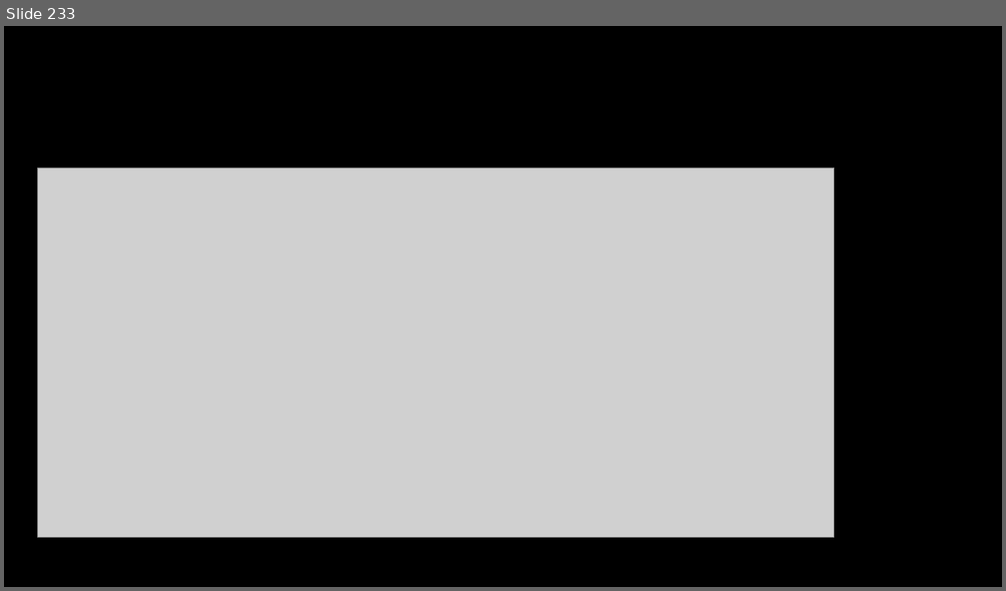
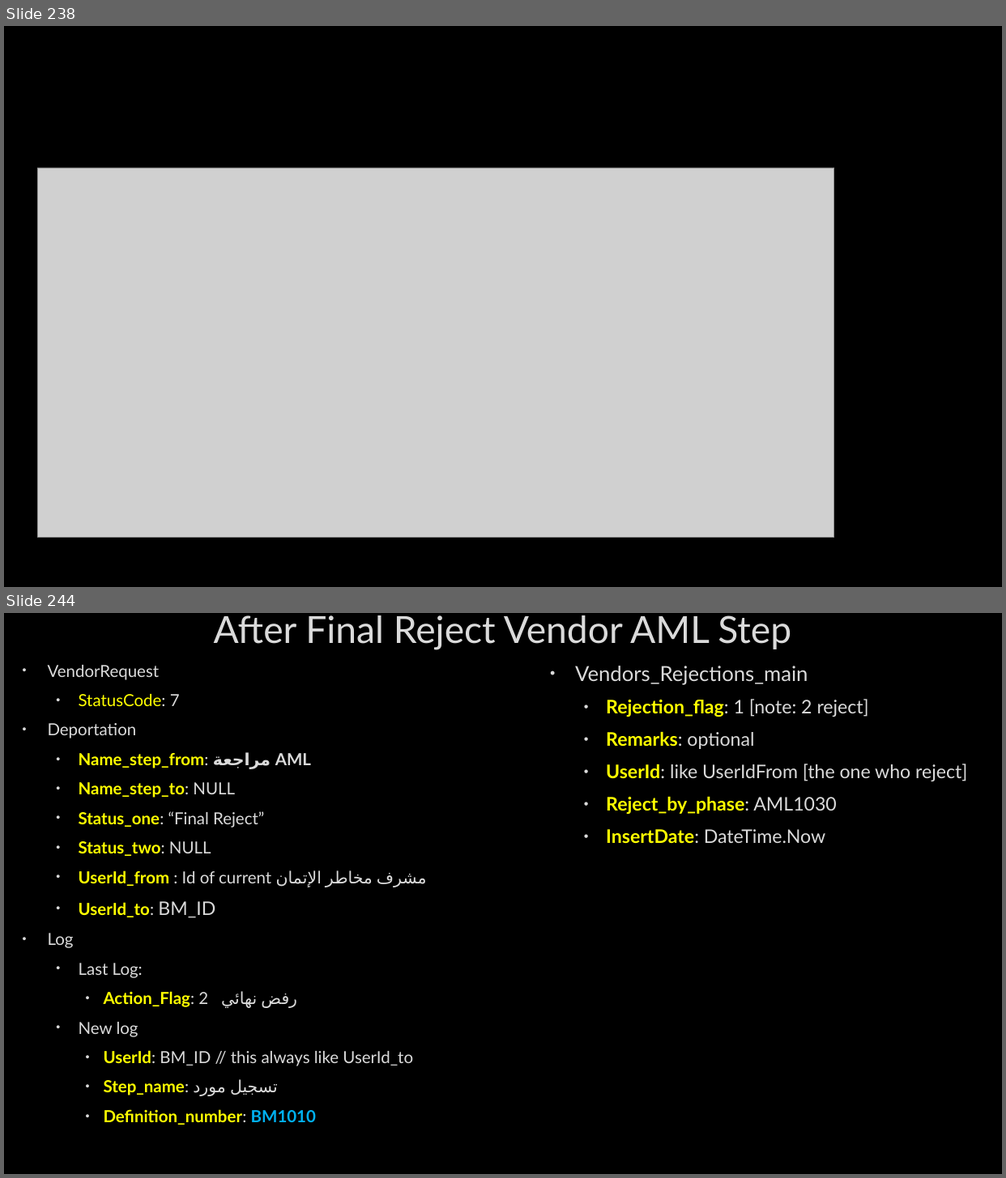
Before and after one commit to AhmedMohamedSamir1/Summary, a slide deck: Dot Net/Business.pptx. Shown one above the other, each under a label of ours: slide 233 before the commit, slides 238 and 244 after it; the slides between them are not shown. The pictures are 1006x591 and 1006x1178 pixels, drawn with LibreOffice and Linux fonts; fonts in the diff are those of the drawing; grey boxes stand for pictures; background and template pictures are left out. Boxes give left, top, right and bottom in pixels: in the first picture for what was removed or moved away, otherwise in the second. Text is boxed around its words. In the diff, an @@ line names an element or a change of style, - is before the commit and + after.

```diff
--- a/Dot Net/Business.pptx
+++ b/Dot Net/Business.pptx
@@ slide 244 added at [4,613,1002,1174], background picture (left out) @@
@@ title added at [214,615,791,650], 36 pt, text #DADADA @@
+After Final Reject Vendor AML Step
@@ text added at [48,665,427,1125], 16 pt, text #DADADA @@
+• VendorRequest
+  • StatusCode: 7
+• Deportation
+  • Name_step_from: مراجعة AML
+  • Name_step_to: NULL
+  • Status_one: “Final Reject”
+  • Status_two: NULL
+  • UserId_from : Id of current مشرف مخاطر الإتمان
+  • UserId_to: BM_ID
+• Log
+  • Last Log:
+    • Action_Flag: 2 رفض نهائي
+  • New log
+    • UserId: BM_ID // this always like UserId_to
+    • Step_name: تسجيل مورد
+    • Definition_number: BM1010
@@ text added at [575,666,967,844], 18 pt, text #DADADA @@
+• Vendors_Rejections_main
+  • Rejection_flag: 1 [note: 2 reject]
+  • Remarks: optional
+  • UserId: like UserIdFrom [the one who reject]
+  • Reject_by_phase: AML1030
+  • InsertDate: DateTime.Now
@@ what was slide 233 is now slide 238 @@
```
Also in this commit, not shown: 7 slides changed, 10 other slides added, 1 slide removed, 5 other files.
